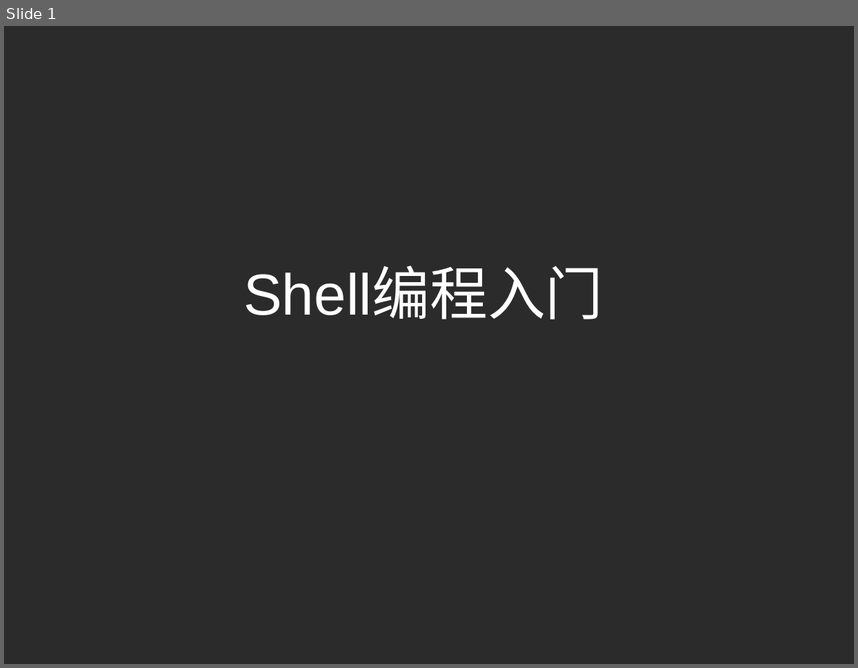
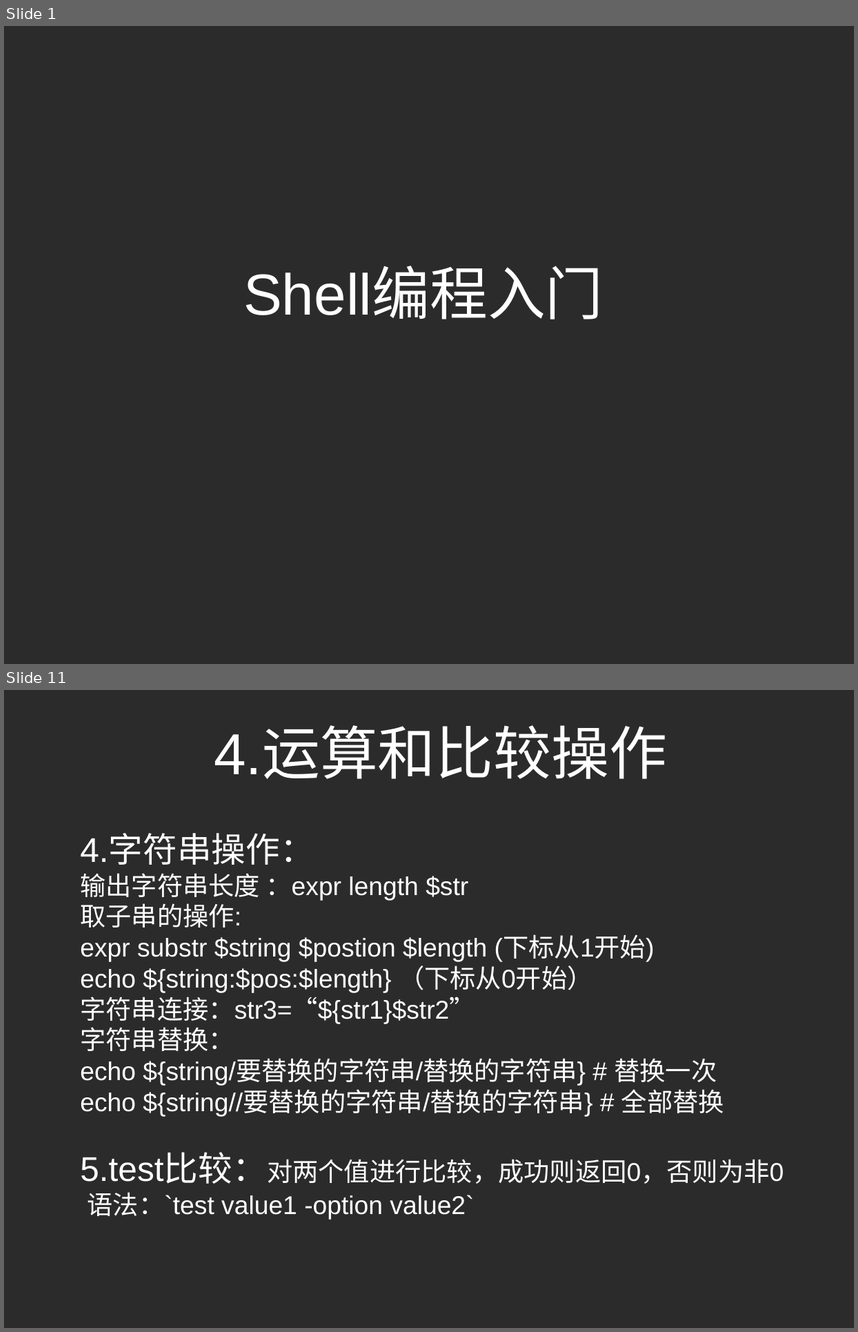
Before and after one commit to shuoshuren/shellDemo, a slide deck: shell编程入门.pptx. Shown one above the other, each under a label of ours: slide 1 before the commit, slides 1 and 11 after it; the slides between them are not shown. The pictures are 858x668 and 858x1332 pixels, drawn with LibreOffice and Linux fonts; fonts in the diff are those of the drawing; background and template pictures are left out; a plain dark background stands for a picture behind light text. Boxes give left, top, right and bottom in pixels: in the first picture for what was removed or moved away, otherwise in the second. Text is boxed around its words. In the diff, an @@ line names an element or a change of style, - is before the commit and + after.

```diff
--- a/shell编程入门.pptx
+++ b/shell编程入门.pptx
@@ slide 11 added at bbox=[4, 690, 854, 1328], background picture (left out) @@
@@ text added at bbox=[214, 728, 667, 779], 54 pt, text #FFFFFF @@
+4.运算和比较操作
@@ text added at bbox=[80, 835, 784, 1219], 24 pt, text #FFFFFF @@
+4.字符串操作：
+输出字符串长度 ：expr length $str
+取子串的操作:
+expr substr $string $postion $length (下标从1开始)
+echo ${string:$pos:$length} （下标从0开始）
+字符串连接：str3=“${str1}$str2”
+字符串替换：
+echo ${string/要替换的字符串/替换的字符串} # 替换一次
+echo ${string//要替换的字符串/替换的字符串} # 全部替换
+5.test比较：对两个值进行比较，成功则返回0，否则为非0 语法：`test value1 -option value2`
```
Also in this commit, not shown: 4 slides changed, 15 other slides added, 9 other files.
